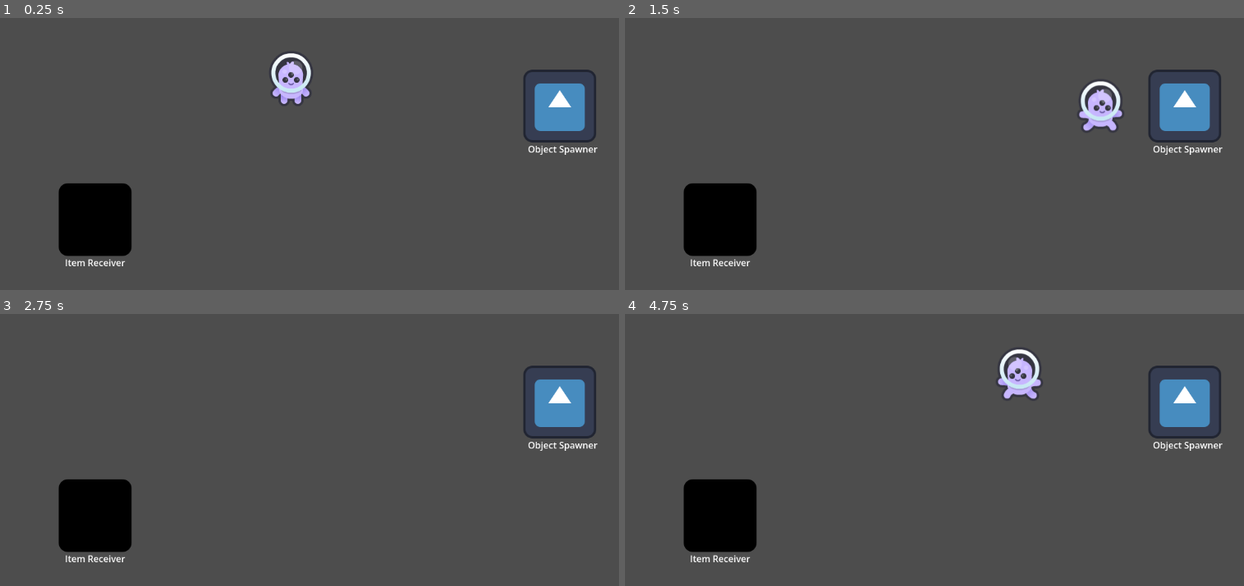
Above: before the commit, frames 1-4 (two rows, left to right).
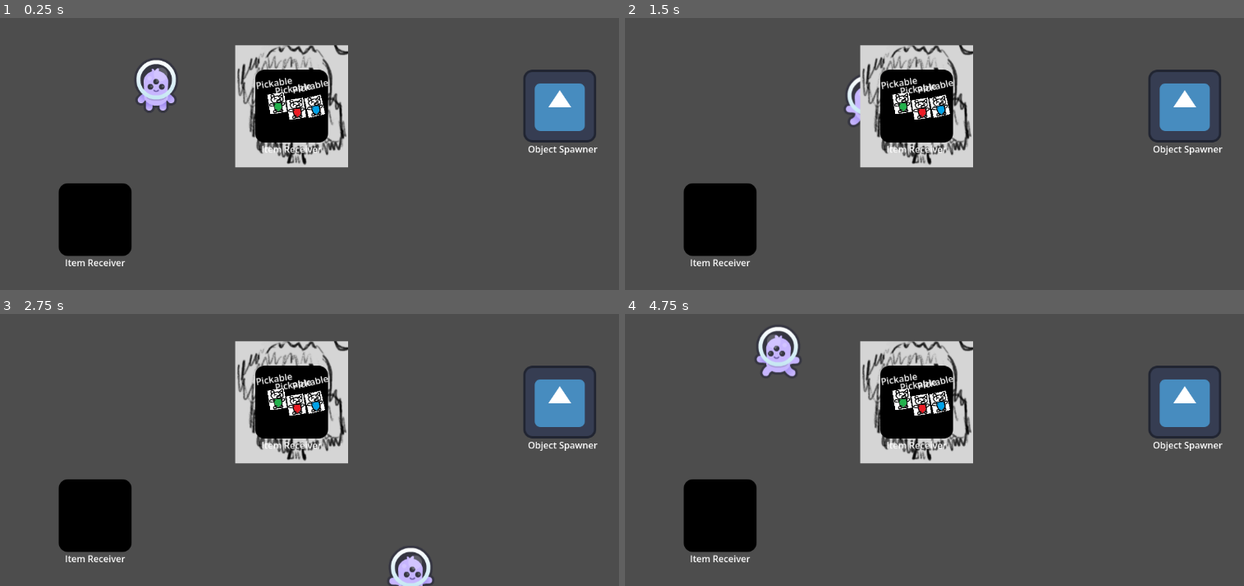
Above: after the commit, the same moments.

Repository: CamaraoLendario/Chaotic-Plants
Game: Godot game, scene res://main_world.tscn
The game is run twice, just before and just after one commit, with the same random seed, the same clock (stepped at 60 frames per second) and the same inputs. The engine's default icon, where the game draws it, is replaced by a stand-in: a white triangle on a blue panel in a dark square.
Inputs (mouse positions are in pixels of both pictures, inside the frame that each line leads up to):
- Up to frame 1 (0.25 s): no input
- Up to frame 2 (1.5 s): tap Enter at 0.5 s; move the mouse to (1058, 88) at 0.52 s; hold D (Right) 0.53-1.28 s; hold E (Interact) 0.53-1.28 s; move the mouse to (785, 124) at 1.27 s; hold S (Down) from 1.28 s (still down); tap F (Throw) at 1.35 s
- Up to frame 3 (2.75 s): move the mouse to (359, 322) at 2.02 s; release S (Down) at 2.03 s; hold D (Right) from 2.03 s (still down); hold E (Interact) from 2.03 s (still down)
- Up to frame 4 (4.75 s): move the mouse to (884, 474) at 2.77 s; release D (Right) at 2.78 s; release E (Interact) at 2.78 s; hold W (Up) 2.78-3.53 s; tap F (Throw) at 2.85, 4.35 s; move the mouse to (1114, 458) at 3.52 s; hold E (Interact) 3.53-4.28 s; hold A (Left) from 3.53 s (still down); move the mouse to (717, 346) at 4.27 s

The runs differ from the first frame. In frame 1, 8.6% of the frame differs, in the area x 22-57%, y 9-56%; in frame 2, 8.8%; in frame 3, 8.4%; in frame 4, 9.3%, in the area x 21-68%, y 4-56%.

Commit message:
teddy bears spawning

Diff:
--- /dev/null
+++ b/Plants/Cry Baby/cry_baby.gd
@@ -0,0 +1,51 @@
+extends Plant
+class_name CryBaby
+
+@export_category("Nodes")
+@export var itemReceiver: PlantItemReceiver
+@export var teddyBearScene: PackedScene
+
+var ownedTeddyBears: Array[TeddyBear]
+
+var WantedTeddyBear: int:
+	get():
+		return wantedTeddyBear
+	set(value):
+		wantedTeddyBear = value
+		checkIsCrying()
+var wantedTeddyBear: int = randi_range(0, 2)
+
+var HeldTeddyBear: int:
+	get():
+		return heldTeddyBear
+	set(value):
+		heldTeddyBear = value
+		checkIsCrying()
+var heldTeddyBear = -1
+
+func _ready() -> void:
+	super._ready()
+
+	itemReceiver.picked_up_object.connect(checkIsCrying)
+	itemReceiver.dropped_object.connect(checkIsCrying)
+
+	SpawnTeddyBears()
+
+func checkIsCrying() -> bool:
+	var currentHeldObject = itemReceiver.get_held_object()
+	if (currentHeldObject is not TeddyBear): return false
+	currentHeldObject = currentHeldObject as TeddyBear
+
+	if (wantedTeddyBear == currentHeldObject.representedBear):
+		return true
+	else: return false
+
+func SpawnTeddyBears():
+	for i in 3: #aparentemente isto faz 0, 1, 2
+		var teddyBear: TeddyBear = teddyBearScene.instantiate()
+		teddyBear.representedBear = i
+
+		var angle = randf() * PI * 2
+		position = Vector2(cos(angle), sin(angle)) * randf() * 30
+
+		get_tree().get_first_node_in_group("World").call_deferred("add_child", teddyBear)
--- /dev/null
+++ b/Plants/Cry Baby/cry_baby.tscn
@@ -0,0 +1,45 @@
+[gd_scene format=3 uid="uid://boeg2lf46fjjr"]
+
+[ext_resource type="PackedScene" uid="uid://be4ptkje88wa3" path="res://Plants/base_plant.tscn" id="1_kl575"]
+[ext_resource type="Texture2D" uid="uid://cglnwvhgtug5d" path="res://Plants/Cry Baby/Sprites/CryBabySketch.png" id="2_jprbr"]
+[ext_resource type="Script" uid="uid://dcb0yk42253op" path="res://Plants/Cry Baby/cry_baby.gd" id="2_lwu54"]
+[ext_resource type="PackedScene" uid="uid://8eryyeve3m57" path="res://Plants/Cry Baby/teddy_bear.tscn" id="3_ef3al"]
+[ext_resource type="PackedScene" uid="uid://ulelhqvpd2il" path="res://Plants/plant_item_receiver.tscn" id="4_h34sp"]
+
+[sub_resource type="AtlasTexture" id="AtlasTexture_lwu54"]
+atlas = ExtResource("2_jprbr")
+region = Rect2(0, 0, 198, 215)
+
+[sub_resource type="SpriteFrames" id="SpriteFrames_h34sp"]
+resource_local_to_scene = true
+animations = [{
+"frames": [{
+"duration": 1.0,
+"texture": SubResource("AtlasTexture_lwu54")
+}],
+"loop": true,
+"name": &"stage0",
+"speed": 5.0
+}, {
+"frames": [],
+"loop": true,
+"name": &"stage1",
+"speed": 5.0
+}, {
+"frames": [],
+"loop": true,
+"name": &"stage2",
+"speed": 5.0
+}]
+
+[node name="Cry Baby" unique_id=629364572 node_paths=PackedStringArray("itemReceiver") instance=ExtResource("1_kl575")]
+script = ExtResource("2_lwu54")
+itemReceiver = NodePath("PlantItemReceiver")
+teddyBearScene = ExtResource("3_ef3al")
+growTime = 15.0
+
+[node name="Sprite" parent="." index="0" unique_id=1713877530]
+sprite_frames = SubResource("SpriteFrames_h34sp")
+animation = &"stage0"
+
+[node name="PlantItemReceiver" parent="." index="2" unique_id=1216653505 instance=ExtResource("4_h34sp")]
--- /dev/null
+++ b/Plants/Cry Baby/teddy_bear.gd
@@ -0,0 +1,10 @@
+extends ProtoObject
+class_name TeddyBear
+
+@export_category("Nodes")
+@export var sprite: AnimatedSprite2D
+
+var representedBear: int = 0
+
+func _ready() -> void:
+	sprite.frame = representedBear
--- /dev/null
+++ b/Plants/Cry Baby/teddy_bear.tscn
@@ -0,0 +1,49 @@
+[gd_scene format=3 uid="uid://8eryyeve3m57"]
+
+[ext_resource type="PackedScene" uid="uid://c4ei3qax5i842" path="res://proto_object.tscn" id="1_o350w"]
+[ext_resource type="Script" uid="uid://q7622vvqmi5n" path="res://Plants/Cry Baby/teddy_bear.gd" id="2_8op5b"]
+[ext_resource type="Texture2D" uid="uid://dq1og1no3bn0n" path="res://Plants/Cry Baby/Sprites/Teddy0.png" id="3_plrn6"]
+[ext_resource type="Texture2D" uid="uid://dax75lenmnnhs" path="res://Plants/Cry Baby/Sprites/Teddy1.png" id="4_r8138"]
+[ext_resource type="Texture2D" uid="uid://dmeqsi1ctp0o0" path="res://Plants/Cry Baby/Sprites/Teddy2.png" id="5_xpcq6"]
+
+[sub_resource type="AtlasTexture" id="AtlasTexture_xcxt6"]
+atlas = ExtResource("3_plrn6")
+region = Rect2(0, 0, 59, 70)
+
+[sub_resource type="AtlasTexture" id="AtlasTexture_q34yb"]
+atlas = ExtResource("4_r8138")
+region = Rect2(0, 0, 59, 70)
+
+[sub_resource type="AtlasTexture" id="AtlasTexture_lysis"]
+atlas = ExtResource("5_xpcq6")
+region = Rect2(0, 0, 59, 70)
+
+[sub_resource type="SpriteFrames" id="SpriteFrames_wblkq"]
+animations = [{
+"frames": [{
+"duration": 1.0,
+"texture": SubResource("AtlasTexture_xcxt6")
+}, {
+"duration": 1.0,
+"texture": SubResource("AtlasTexture_q34yb")
+}, {
+"duration": 1.0,
+"texture": SubResource("AtlasTexture_lysis")
+}],
+"loop": true,
+"name": &"TeddyBears",
+"speed": 5.0
+}]
+
+[node name="ProtoObject" unique_id=794916380 node_paths=PackedStringArray("sprite") instance=ExtResource("1_o350w")]
+script = ExtResource("2_8op5b")
+sprite = NodePath("AnimatedSprite2D")
+
+[node name="Sprite2D" parent="." index="0" unique_id=1409405554]
+visible = false
+modulate = Color(1, 1, 1, 1)
+
+[node name="AnimatedSprite2D" type="AnimatedSprite2D" parent="." index="4" unique_id=1976670365]
+scale = Vector2(0.5, 0.5)
+sprite_frames = SubResource("SpriteFrames_wblkq")
+animation = &"TeddyBears"
--- a/Plants/object_receiver.gd
+++ b/Plants/object_receiver.gd
@@ -1,5 +1,8 @@
 extends Node2D
+class_name  PlantItemReceiver
+
 signal picked_up_object(obj: Pickable)
+signal dropped_object(obj: Pickable)
 
 @export var interactReceiver: InteractReceiver
 @export var objectHolder: ObjectHolder
@@ -7,10 +10,17 @@
 func _enter_tree() -> void:
 	interactReceiver.interactableInRange.connect(_on_interactable_in_range)
 	objectHolder.picked_up_object.connect(_on_picked_up_object)
+	objectHolder.dropped_object.connect(_on_dropped_object)
 
 func _on_interactable_in_range(interactable: Interactable):
 	if interactable is Pickable:
 		interactable.interact(interactReceiver)
 
 func _on_picked_up_object(obj: Pickable):
-	picked_up_object.emit(picked_up_object)
+	picked_up_object.emit(obj)
+
+func _on_dropped_object(obj: Pickable):
+	dropped_object.emit(obj)
+
+func get_held_object() -> Pickable:
+	return objectHolder.objectHoldPoint.getchild(0) as Pickable
--- a/interact/item.gd
+++ b/interact/item.gd
@@ -1,4 +1,5 @@
 extends RigidBody2D
+class_name  ProtoObject
 
 @export var pickable: Pickable
 
--- a/main_world.tscn
+++ b/main_world.tscn
@@ -1,17 +1,22 @@
 [gd_scene format=3 uid="uid://chrx13ummoytr"]
 
 [ext_resource type="PackedScene" uid="uid://dopujk04ltt6d" path="res://character/character.tscn" id="1_itk02"]
-[ext_resource type="PackedScene" path="res://object_spawner.tscn" id="2_uoqbt"]
-[ext_resource type="PackedScene" path="res://Plants/plant_item_receiver.tscn" id="5_whfra"]
+[ext_resource type="PackedScene" uid="uid://bq3gnd6nxn01p" path="res://object_spawner.tscn" id="2_uoqbt"]
+[ext_resource type="PackedScene" uid="uid://boeg2lf46fjjr" path="res://Plants/Cry Baby/cry_baby.tscn" id="4_3etub"]
+[ext_resource type="PackedScene" uid="uid://ulelhqvpd2il" path="res://Plants/plant_item_receiver.tscn" id="5_whfra"]
 
-[node name="Node2D" type="Node2D" unique_id=1937000729]
+[node name="Node2D" type="Node2D" unique_id=1937000729 groups=["World"]]
 
 [node name="Camera2D" type="Camera2D" parent="." unique_id=1987632420]
 
 [node name="Node2D" parent="." unique_id=1793507303 instance=ExtResource("1_itk02")]
+position = Vector2(-237, 12)
 
 [node name="ObjectSpawner" parent="." unique_id=1063420533 instance=ExtResource("2_uoqbt")]
 position = Vector2(472, 0)
 
 [node name="PlantItemReceiver" parent="." unique_id=1216653505 instance=ExtResource("5_whfra")]
 position = Vector2(-344, 200)
+
+[node name="Cry Baby" parent="." unique_id=629364572 instance=ExtResource("4_3etub")]
+position = Vector2(196, -171)
--- a/project.godot
+++ b/project.godot
@@ -18,6 +18,10 @@
 [dotnet]
 
 project/assembly_name="ChaoticPlants"
+
+[global_group]
+
+World=""
 
 [input]
 
Binary file added: Plants/Cry Baby/Sprites/CryBabySketch.png
Not shown, added: Plants/Cry Baby/Sprites/CryBabySketch.png.import
Binary file added: Plants/Cry Baby/Sprites/Teddy0.png
Not shown, added: Plants/Cry Baby/Sprites/Teddy0.png.import
Binary file added: Plants/Cry Baby/Sprites/Teddy1.png
Not shown, added: Plants/Cry Baby/Sprites/Teddy1.png.import
Binary file added: Plants/Cry Baby/Sprites/Teddy2.png
Not shown, added: Plants/Cry Baby/Sprites/Teddy2.png.import
Not shown, added: Plants/Cry Baby/cry_baby.gd.uid
Not shown, added: Plants/Cry Baby/teddy_bear.gd.uid
